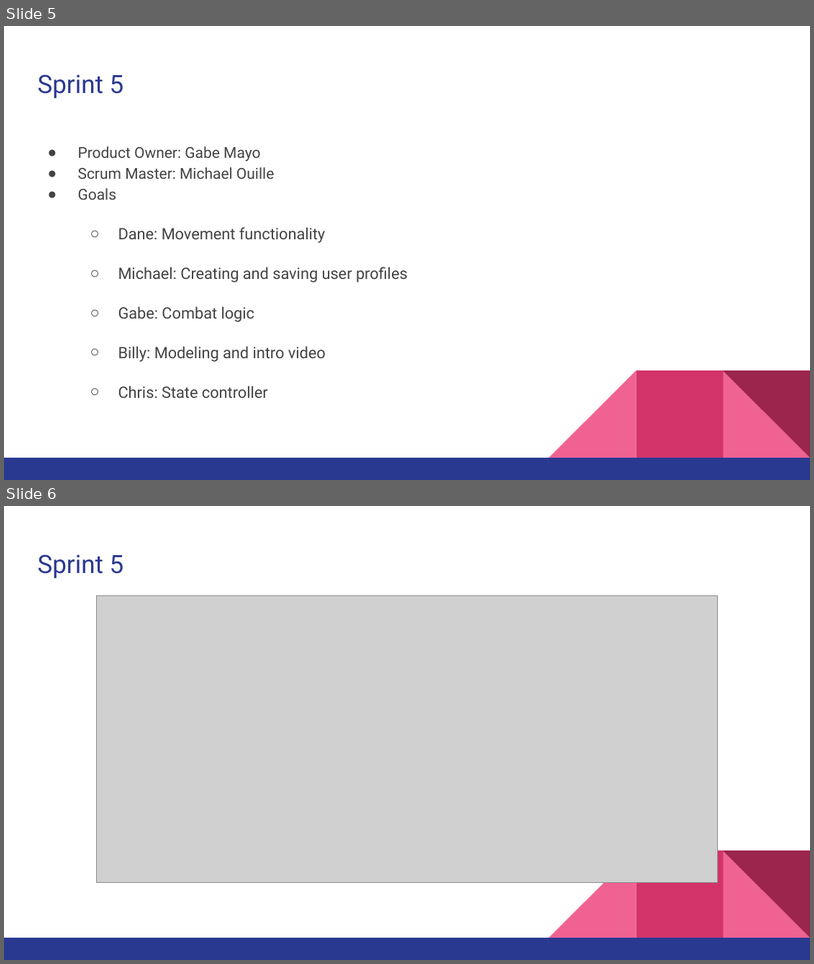
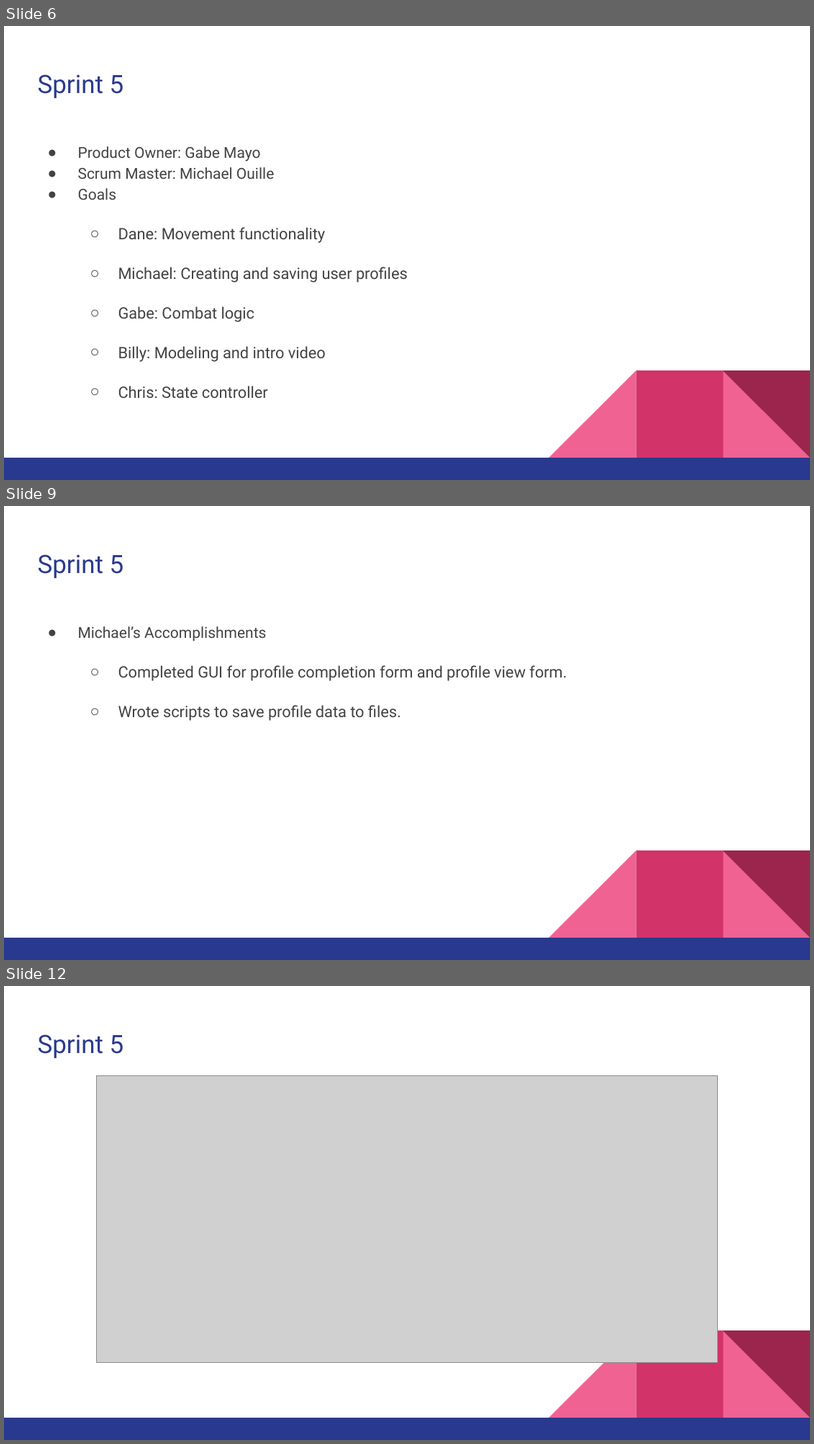
Before and after one commit to w968578/Down2, a slide deck: Documents/Hexscape/Release 1/Release Review Slides - Gabe.pptx. Shown one above the other, each under a label of ours: slides 5 and 6 before the commit, slides 6, 9 and 12 after it; the slides between them are not shown. The pictures are 814x964 and 814x1444 pixels, drawn with LibreOffice and Linux fonts; fonts in the diff are those of the drawing; grey boxes stand for pictures. Boxes give left, top, right and bottom in pixels: in the first picture for what was removed or moved away, otherwise in the second. Text is boxed around its words. In the diff, an @@ line names an element or a change of style, - is before the commit and + after.

```diff
--- a/Documents/Hexscape/Release 1/Release Review Slides - Gabe.pptx
+++ b/Documents/Hexscape/Release 1/Release Review Slides - Gabe.pptx
@@ slide 9 added at <box>4,506,810,960</box>, background #FFFFFF; not listed: 5 template elements that a slide beside it also shows @@
@@ title added at <box>38,554,124,578</box>, 30 pt, text #2A3990 @@
+Sprint 5
@@ text added at <box>78,626,567,721</box>, 18.7 pt, text #434343 @@
+● Michael’s Accomplishments
+  ○ Completed GUI for profile completion form and profile view form.
+  ○ Wrote scripts to save profile data to files.
@@ what was slide 5 is now slide 6 @@
@@ what was slide 6 is now slide 12 @@
```
Also in this commit, not shown: 5 other slides added.
